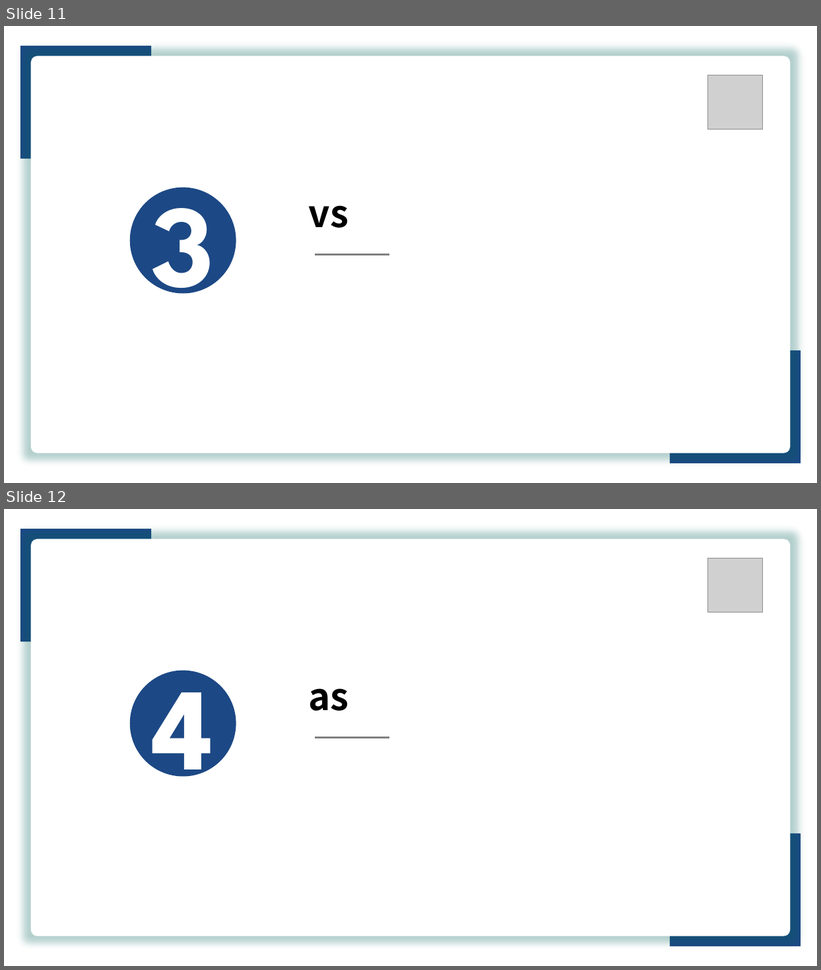
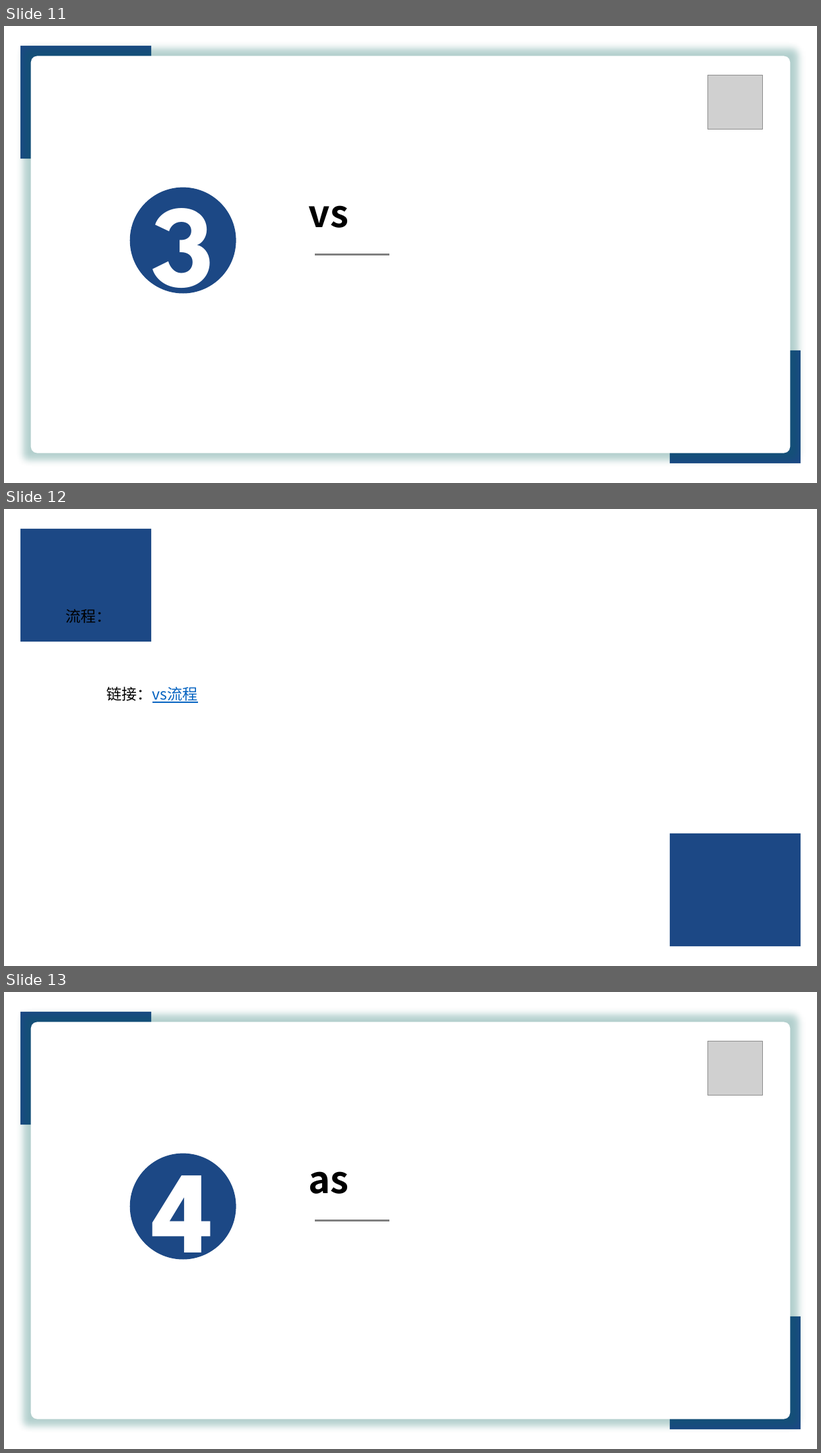
Before and after one commit to Capsfly/intern_share_info, a slide deck: 串讲.pptx. Shown one above the other, each under a label of ours: slides 11 and 12 before the commit, slides 11, 12 and 13 after it. The pictures are 821x970 and 821x1453 pixels, drawn with LibreOffice and Linux fonts; fonts in the diff are those of the drawing; grey boxes stand for pictures. Boxes give left, top, right and bottom in pixels: in the first picture for what was removed or moved away, otherwise in the second. Text is boxed around its words. In the diff, an @@ line names an element or a change of style, - is before the commit and + after.

```diff
--- a/串讲.pptx
+++ b/串讲.pptx
@@ slide 12 added at (4,509,817,966), background #FFFFFF @@
@@ rectangle added at (20,529,152,642), fill #1C4885 @@
@@ text added at (65,609,111,623), 18 pt, text #000000 @@
+流程：
@@ text added at (106,687,197,703), 18 pt, text #0563C1, underline @@
+链接：vs流程
@@ rectangle added at (670,834,801,947), fill #1C4885 @@
@@ what was slide 12 is now slide 13 @@
```
Also in this commit, not shown: 9 slides changed, 1 other file.
